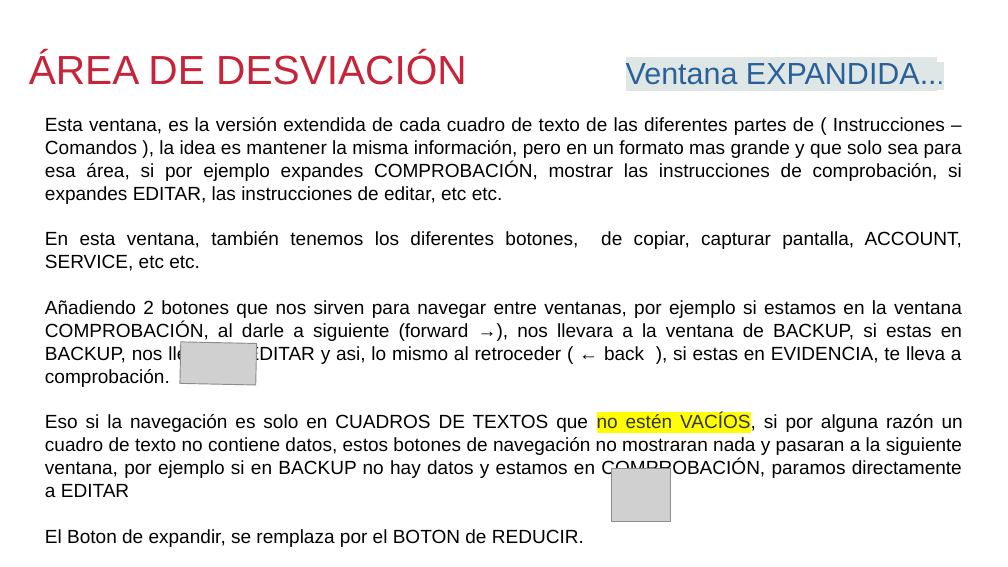
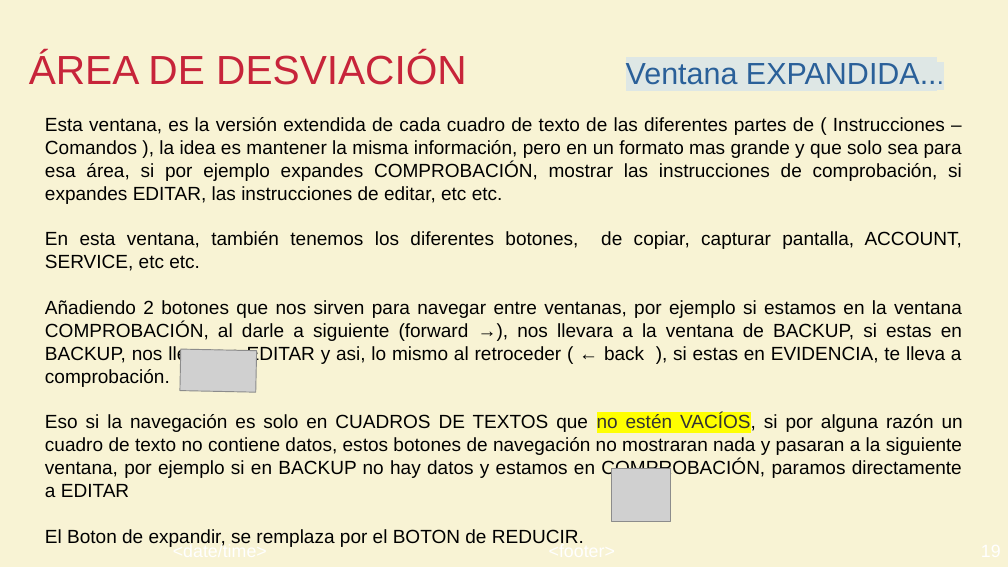
Before and after one commit to lopuma/APP-COMPLIANCE, a slide deck: slide 19 of Presentancion/APPCompliance.odp. Drawn at 1008x567 pixels with LibreOffice and Linux fonts; fonts in the diff are those of the drawing; grey boxes stand for pictures; background and template pictures are left out. Boxes give left, top, right and bottom in pixels: in the first picture for what was removed or moved away, otherwise in the second. Text is boxed around its words. In the diff, an @@ line names an element or a change of style, - is before the commit and + after.

```diff
--- a/Presentancion/APPCompliance.odp
+++ b/Presentancion/APPCompliance.odp
@@ background #FFFFFF to #F8F3D4 @@
@@ picture: place and size @@
-picture at (180,342,257,385)
+picture at (180,350,257,392)
```
Also in this commit, not shown: 20 other slides changed, 1 slide added, 7 other files.
